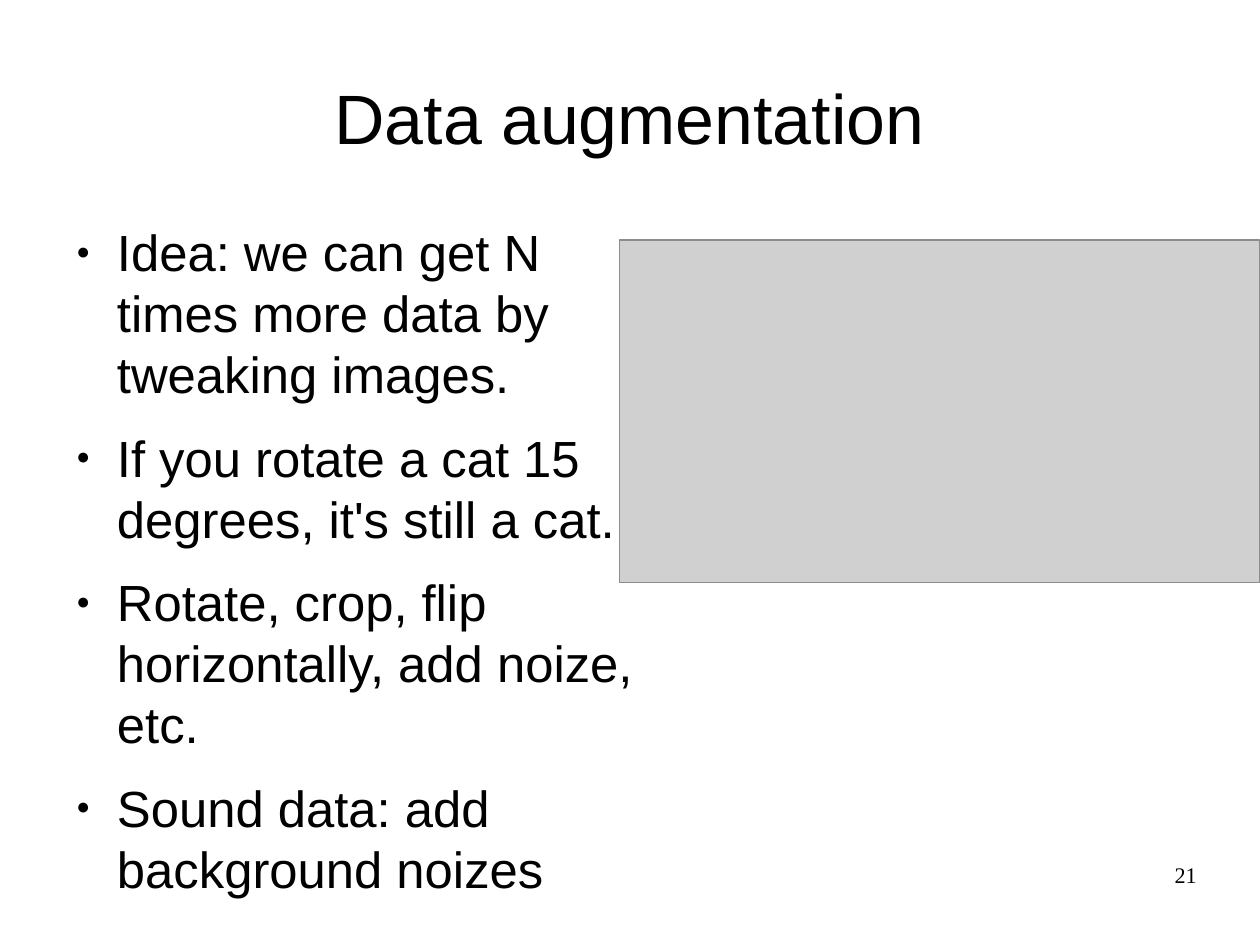
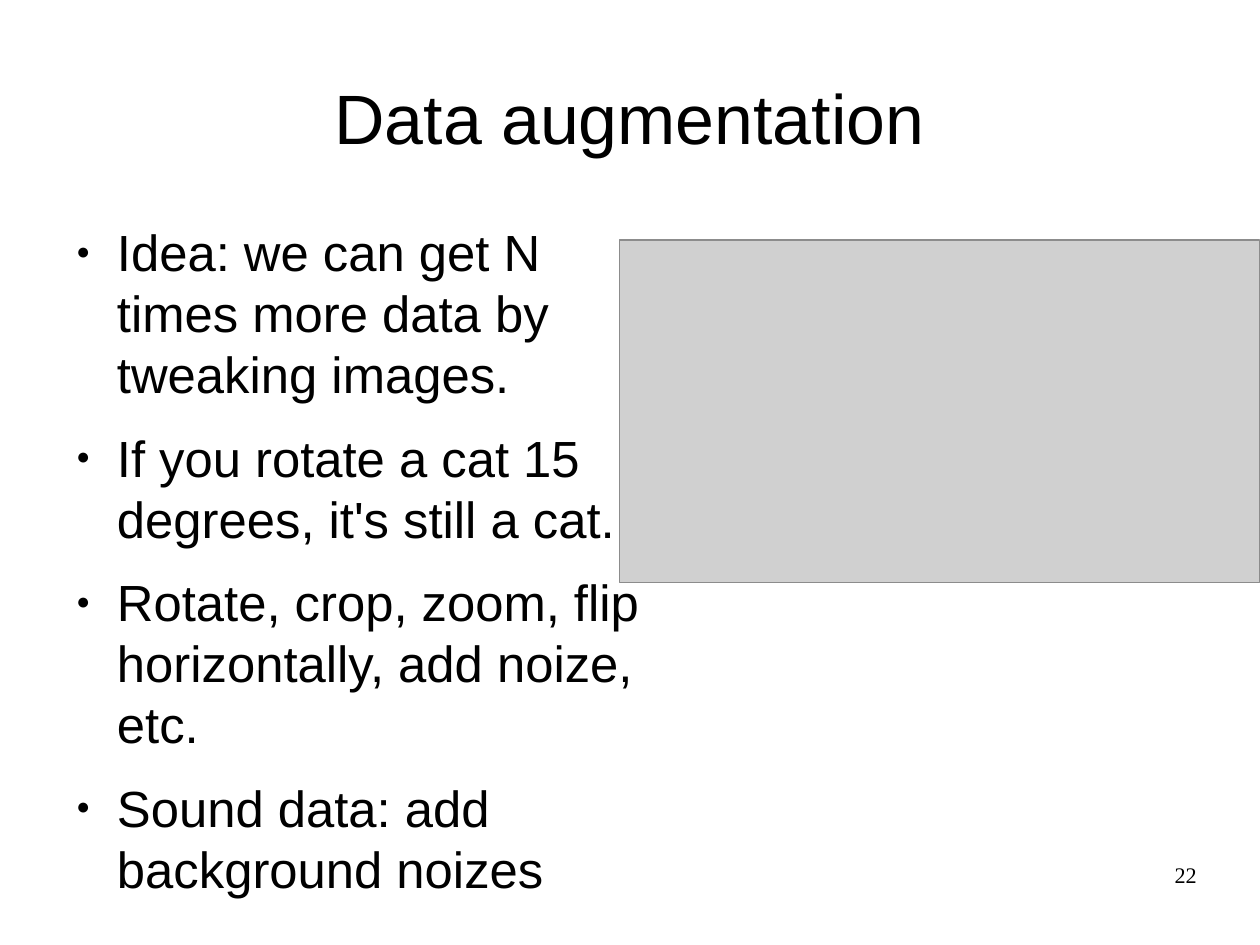
Before and after one commit to yandexdataschool/Practical_DL, a slide deck: slide 22 of week2/lecture2.odp (slide 21 before the commit). Drawn at 1260x945 pixels with LibreOffice and Linux fonts; fonts in the diff are those of the drawing; grey boxes stand for pictures. Boxes give left, top, right and bottom in pixels: in the first picture for what was removed or moved away, otherwise in the second. Text is boxed around its words. In the diff, an @@ line names an element or a change of style, - is before the commit and + after.

```diff
--- a/week2/lecture2.odp
+++ b/week2/lecture2.odp
@@ text at [117, 581, 639, 744]: text changed @@
-● Rotate, crop, flip horizontally, add noize, etc.
+● Rotate, crop, zoom, flip horizontally, add noize, etc.
@@ page number at [1175, 868, 1197, 883]: text changed @@
-21
+22
```
Also in this commit, not shown: 4 other slides changed, 6 slides added, 1 other file.
